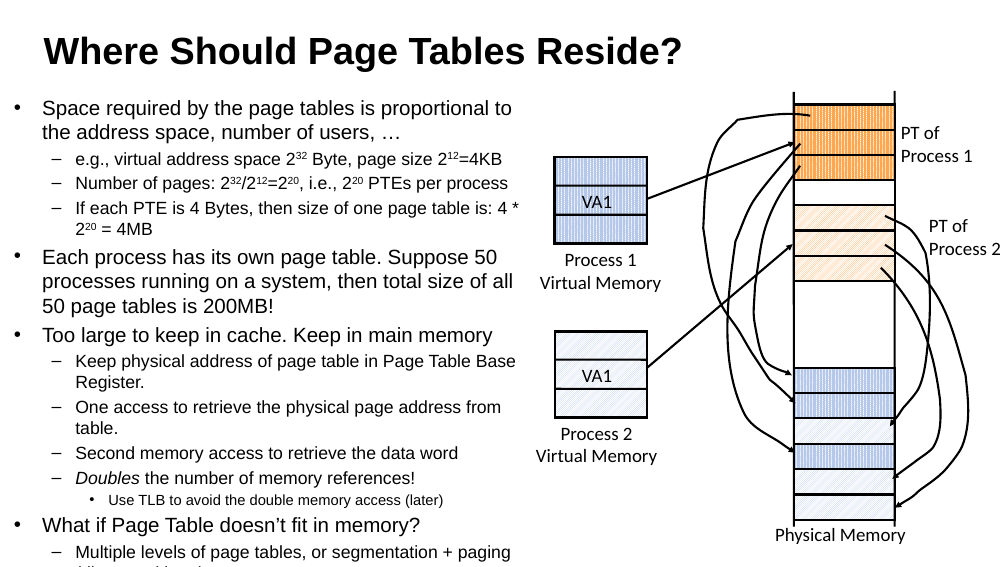
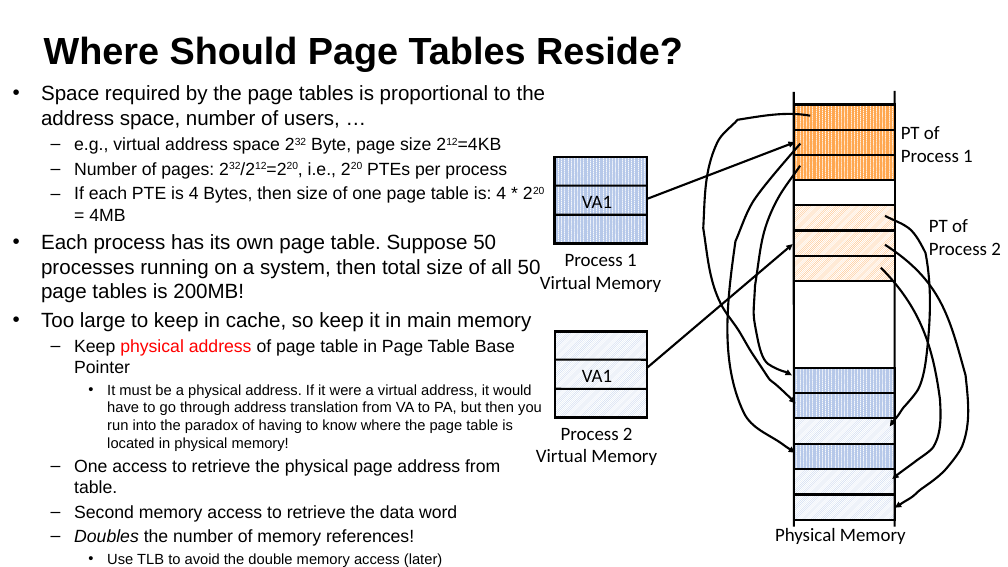
Before and after one commit to guhofstra/CSC256Fa25, a slide deck: slide 25 of PPTs/L8-Memory System II Paging.pptx. Drawn at 1008x567 pixels with LibreOffice and Linux fonts; fonts in the diff are those of the drawing. Boxes give left, top, right and bottom in pixels: in the first picture for what was removed or moved away, otherwise in the second. Text is boxed around its words. In the diff, an @@ line names an element or a change of style, - is before the commit and + after.

```diff
--- a/PPTs/L8-Memory System II Paging.pptx
+++ b/PPTs/L8-Memory System II Paging.pptx
@@ text "Space required by the page ...": place and size @@
-text "Space required by the page ..." at (42, 100, 516, 562)
+text "Space required by the page ..." at (41, 85, 546, 567)
@@ text at (41, 312, 542, 451): text changed; size 16.8 to 14 pt @@
-• Too large to keep in cache. Keep in main memory
-  – Keep physical address of page table in Page Table Base Register.
+• Too large to keep in cache, so keep it in main memory
+  – Keep physical address of page table in Page Table Base Pointer
+    • It must be a physical address. If it were a virtual address, it would have to go through address translation from VA to PA, but then you run into the paradox of having to know where the page table is located in physical memory!
```
Also in this commit, not shown: 1 other slide changed, 2 other files.
